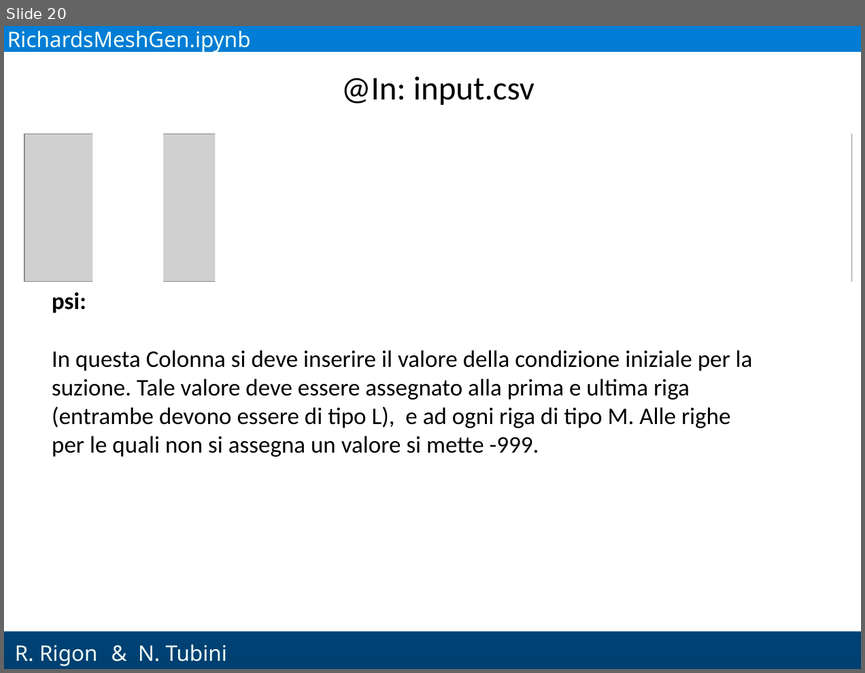
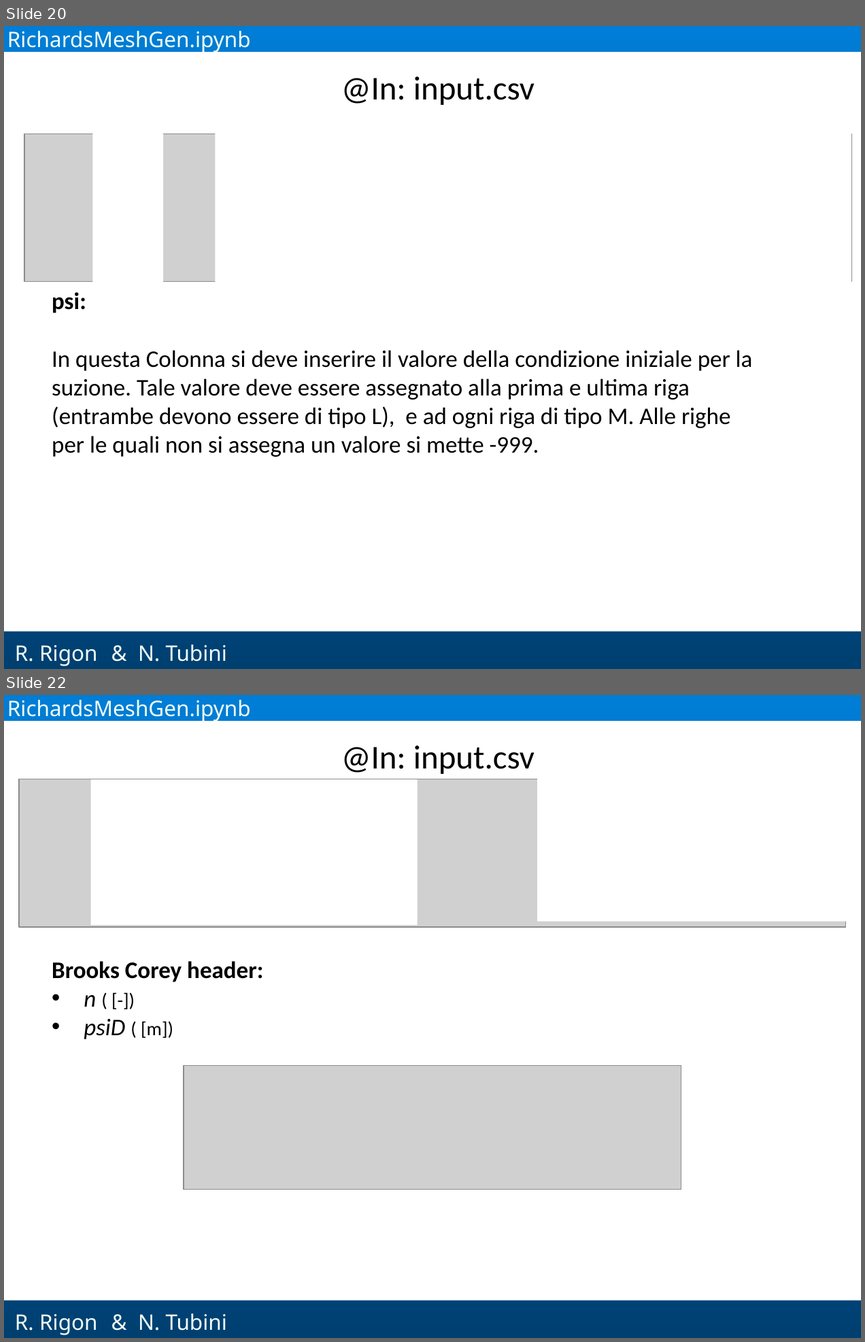
Before and after one commit to GEOframeOMSProjects/OMS_Project_Richards1D, a slide deck: Materials/Richards_OMS.pptx. Shown one above the other, each under a label of ours: slide 20 before the commit, slides 20 and 22 after it; the slides between them are not shown. The pictures are 865x673 and 865x1342 pixels, drawn with LibreOffice and Linux fonts; fonts in the diff are those of the drawing; grey boxes stand for pictures; background and template pictures are left out. Boxes give left, top, right and bottom in pixels: in the first picture for what was removed or moved away, otherwise in the second. Text is boxed around its words. In the diff, an @@ line names an element or a change of style, - is before the commit and + after.

```diff
--- a/Materials/Richards_OMS.pptx
+++ b/Materials/Richards_OMS.pptx
@@ slide 22 added at [4, 695, 861, 1338], background gradient #007DD6 to #004071; not listed: 2 template elements that a slide beside it also shows @@
@@ text added at [7, 700, 251, 722], 18 pt, text #F1FEF6 @@
+RichardsMeshGen.ipynb
@@ text added at [341, 745, 534, 774], 28 pt, text #000000 @@
+@In: input.csv
@@ rectangle added at [537, 775, 861, 921], fill #FFFFFF @@
@@ picture added at [20, 779, 847, 927] @@
@@ rectangle added at [90, 780, 417, 926], fill #FFFFFF @@
@@ text added at [52, 961, 263, 1039], 20 pt, text #000000, bold @@
+Brooks Corey header:
+• n ( [-])
+• psiD ( [m])
@@ picture added at [184, 1065, 682, 1189] @@
@@ text added at [138, 1313, 227, 1330], 18 pt, text #F1FEF6 @@
+& N. Tubini
```
Also in this commit, not shown: 15 slides changed, 5 other slides added, 1 slide removed, 13 other files.
